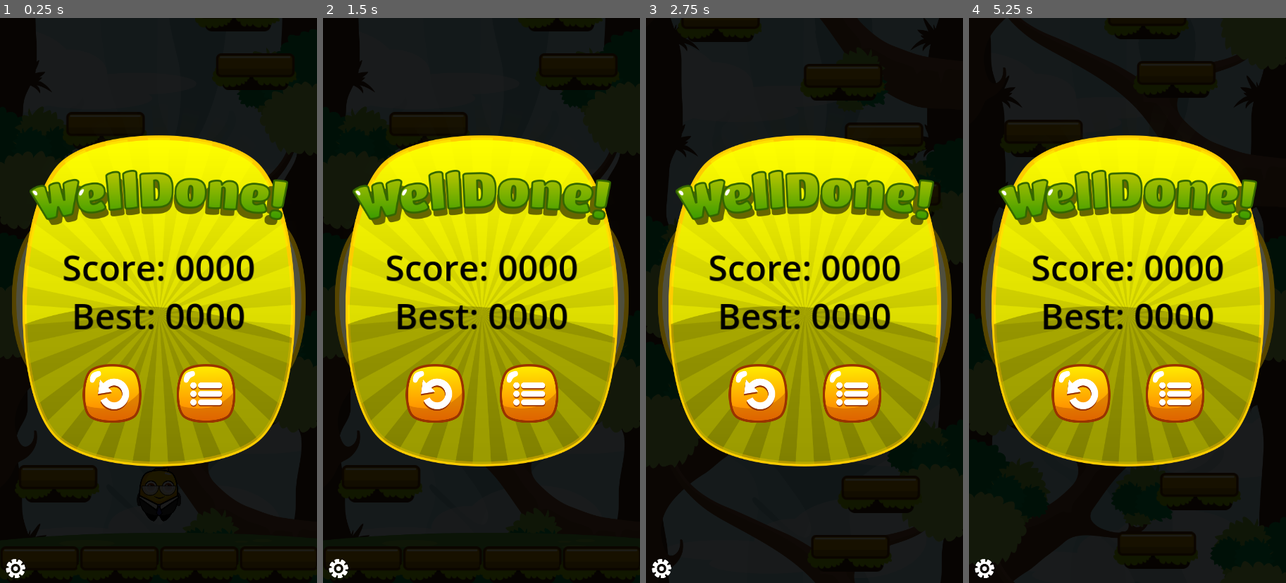
Above: before the commit, frames 1-4 (left to right).
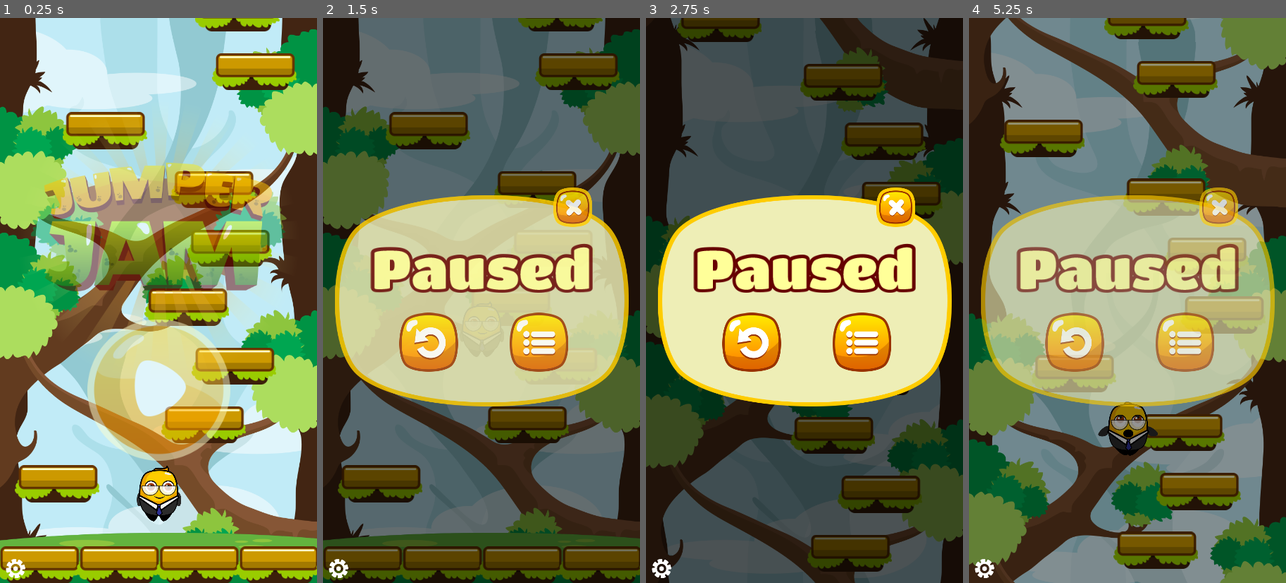
Above: after the commit, the same moments.

Repository: jrenato/jump_jam
Game: Godot game, scene res://Scenes/main.tscn
Two runs of this game, one before a commit and one after it. Both use one fixed random seed, a clock stepped at 60 frames per second and the inputs below.
Inputs (mouse positions are in pixels of both pictures, inside the frame that each line leads up to; where the layout moved, square brackets give the same spot in the first picture):
- Up to frame 1 (0.25 s): no input
- Up to frame 2 (1.5 s): click (481, 390) [427, 340] at 0.5 s; click (538, 340) at 1.25 s
- Up to frame 3 (2.75 s): click (756, 390) at 2.02 s
- Up to frame 4 (5.25 s): click (1175, 390) at 2.77 s; click (1127, 390) at 3.52 s; click (1127, 390) at 4.27 s; click (1073, 340) at 5 s

The runs differ from the first frame. In frame 1, 100% of the frame differs, in the area x 0-100%, y 0-100%; in frame 2, 92%; in frame 3, 89%; in frame 4, 100%.

Commit message:
Added screen transition effect

Diff:
--- a/Scenes/game_over_screen.tscn
+++ b/Scenes/game_over_screen.tscn
@@ -1,6 +1,7 @@
-[gd_scene load_steps=7 format=3 uid="uid://jpbtiq887ljo"]
+[gd_scene load_steps=8 format=3 uid="uid://jpbtiq887ljo"]
 
 [ext_resource type="Texture2D" uid="uid://bgdrmdpkcxod1" path="res://Assets/Textures/UI/Box04.png" id="1_nu8dl"]
+[ext_resource type="Script" path="res://Scripts/base_screen.gd" id="1_xcf41"]
 [ext_resource type="Texture2D" uid="uid://cvf0dokbj836v" path="res://Assets/Textures/UI/Welldone.png" id="2_syjuh"]
 [ext_resource type="PackedScene" uid="uid://bxxp85jl3nyoc" path="res://Scenes/screen_button.tscn" id="3_8s4v1"]
 [ext_resource type="Texture2D" uid="uid://b6mqplayu2vpa" path="res://Assets/Textures/UI/RestartBtn.png" id="4_p573d"]
@@ -17,6 +18,7 @@
 anchor_bottom = 1.0
 grow_horizontal = 2
 grow_vertical = 2
+script = ExtResource("1_xcf41")
 
 [node name="ColorRect" type="ColorRect" parent="."]
 layout_mode = 1
--- a/Scenes/pause_screen.tscn
+++ b/Scenes/pause_screen.tscn
@@ -1,5 +1,6 @@
-[gd_scene load_steps=7 format=3 uid="uid://cde71m3pyhyhp"]
+[gd_scene load_steps=8 format=3 uid="uid://cde71m3pyhyhp"]
 
+[ext_resource type="Script" path="res://Scripts/base_screen.gd" id="1_gievt"]
 [ext_resource type="Texture2D" uid="uid://41wm0p5ybvno" path="res://Assets/Textures/UI/Box02.png" id="1_n0oec"]
 [ext_resource type="Texture2D" uid="uid://cfj08ye3d50nj" path="res://Assets/Textures/UI/PausedText.png" id="2_aa75d"]
 [ext_resource type="PackedScene" uid="uid://bxxp85jl3nyoc" path="res://Scenes/screen_button.tscn" id="3_ynubj"]
@@ -14,6 +15,7 @@
 anchor_bottom = 1.0
 grow_horizontal = 2
 grow_vertical = 2
+script = ExtResource("1_gievt")
 
 [node name="BlackBG" type="ColorRect" parent="."]
 layout_mode = 1
--- a/Scenes/screen_button.tscn
+++ b/Scenes/screen_button.tscn
@@ -2,7 +2,7 @@
 
 [ext_resource type="Script" path="res://Scripts/screen_button.gd" id="1_8ssi8"]
 
-[node name="ScreenButton" type="TextureButton"]
+[node name="ScreenButton" type="TextureButton" groups=["buttons"]]
 offset_right = 40.0
 offset_bottom = 40.0
 script = ExtResource("1_8ssi8")
--- a/Scenes/screens.tscn
+++ b/Scenes/screens.tscn
@@ -12,10 +12,15 @@
 script = ExtResource("1_23dgq")
 
 [node name="TitleScreen" parent="." instance=ExtResource("3_d13v2")]
+unique_name_in_owner = true
 
 [node name="PauseScreen" parent="." instance=ExtResource("4_dr4ad")]
+unique_name_in_owner = true
+visible = false
 
 [node name="GameOverScreen" parent="." instance=ExtResource("4_qkqx2")]
+unique_name_in_owner = true
+visible = false
 
 [node name="Debug" type="Control" parent="."]
 layout_mode = 3
@@ -24,6 +29,7 @@
 anchor_bottom = 1.0
 grow_horizontal = 2
 grow_vertical = 2
+mouse_filter = 2
 
 [node name="ConsoleLog" type="Control" parent="Debug"]
 unique_name_in_owner = true
--- a/Scenes/title_screen.tscn
+++ b/Scenes/title_screen.tscn
@@ -1,8 +1,24 @@
-[gd_scene load_steps=7 format=3 uid="uid://d0xa688kj6ryl"]
+[gd_scene load_steps=8 format=3 uid="uid://d0xa688kj6ryl"]
 
+[ext_resource type="Script" path="res://Scripts/base_screen.gd" id="1_070t6"]
 [ext_resource type="Texture2D" uid="uid://daly78lhqvcrg" path="res://Assets/Textures/UI/BigLogo.png" id="1_vngul"]
 [ext_resource type="PackedScene" uid="uid://bxxp85jl3nyoc" path="res://Scenes/screen_button.tscn" id="2_atj08"]
 [ext_resource type="Texture2D" uid="uid://cfylyh74rao5k" path="res://Assets/Textures/UI/PlayBtn.png" id="3_58dbn"]
+
+[sub_resource type="Animation" id="Animation_774so"]
+length = 0.001
+tracks/0/type = "value"
+tracks/0/imported = false
+tracks/0/enabled = true
+tracks/0/path = NodePath("Control/TitlePlay:position")
+tracks/0/interp = 1
+tracks/0/loop_wrap = true
+tracks/0/keys = {
+"times": PackedFloat32Array(0),
+"transitions": PackedFloat32Array(1),
+"update": 0,
+"values": [Vector2(-101.5, 50)]
+}
 
 [sub_resource type="Animation" id="Animation_pojss"]
 resource_name = "animate_play_button"
@@ -11,7 +27,7 @@
 tracks/0/type = "value"
 tracks/0/imported = false
 tracks/0/enabled = true
-tracks/0/path = NodePath("Control/PlayButton:position")
+tracks/0/path = NodePath("Control/TitlePlay:position")
 tracks/0/interp = 2
 tracks/0/loop_wrap = true
 tracks/0/keys = {
@@ -19,21 +35,6 @@
 "transitions": PackedFloat32Array(1, 1, 1),
 "update": 0,
 "values": [Vector2(-101.5, 50), Vector2(-101.5, 65), Vector2(-101.5, 50)]
-}
-
-[sub_resource type="Animation" id="Animation_774so"]
-length = 0.001
-tracks/0/type = "value"
-tracks/0/imported = false
-tracks/0/enabled = true
-tracks/0/path = NodePath("Control/PlayButton:position")
-tracks/0/interp = 1
-tracks/0/loop_wrap = true
-tracks/0/keys = {
-"times": PackedFloat32Array(0),
-"transitions": PackedFloat32Array(1),
-"update": 0,
-"values": [Vector2(-101.5, 50)]
 }
 
 [sub_resource type="AnimationLibrary" id="AnimationLibrary_cbgc4"]
@@ -49,6 +50,7 @@
 anchor_bottom = 1.0
 grow_horizontal = 2
 grow_vertical = 2
+script = ExtResource("1_070t6")
 
 [node name="Control" type="Control" parent="."]
 layout_mode = 1
@@ -80,7 +82,7 @@
 texture = ExtResource("1_vngul")
 expand_mode = 1
 
-[node name="PlayButton" parent="Control" instance=ExtResource("2_atj08")]
+[node name="TitlePlay" parent="Control" instance=ExtResource("2_atj08")]
 layout_mode = 1
 anchors_preset = 8
 anchor_left = 0.5
--- /dev/null
+++ b/Scripts/base_screen.gd
@@ -0,0 +1,19 @@
+extends Control
+
+
+func _ready() -> void:
+	visible = false
+	modulate.a = 0.0
+
+
+func appear() -> Tween:
+	visible = true
+	var tween = get_tree().create_tween()
+	tween.tween_property(self, "modulate:a", 1.0, 0.5)
+	return tween
+
+
+func disappear() -> Tween:
+	var tween = get_tree().create_tween()
+	tween.tween_property(self, "modulate:a", 0.0, 0.5)
+	return tween
--- a/Scripts/screen_button.gd
+++ b/Scripts/screen_button.gd
@@ -1,4 +1,4 @@
-extends TextureButton
+class_name ScreenButton extends TextureButton
 
 signal clicked(button: TextureButton)
 
--- a/Scripts/screens.gd
+++ b/Scripts/screens.gd
@@ -1,18 +1,46 @@
 extends CanvasLayer
+
+var current_screen: Control = null
 
 @onready var console: Control = %ConsoleLog
 @onready var toggle_console: TextureButton = %ToggleConsole
 @onready var log_label: Label = %LogLabel
 
+@onready var title_screen: Control = %TitleScreen
+@onready var pause_screen: Control = %PauseScreen
+@onready var game_over_screen: Control = %GameOverScreen
+
+
 func _ready() -> void:
-	console.visible = false
 	toggle_console.pressed.connect(_on_toggle_console_pressed)
-
 	Signals.log_message.connect(_on_log_message)
 
+	console.visible = false
+	register_buttons()
+	change_screen(title_screen)
 
-func _process(delta: float) -> void:
-	pass
+
+func register_buttons() -> void:
+	var buttons: Array[Node] = get_tree().get_nodes_in_group("buttons")
+	for button in buttons:
+		if button is ScreenButton:
+			button.clicked.connect(_on_screen_button_pressed)
+
+
+func _on_screen_button_pressed(button: ScreenButton) -> void:
+	match button.name:
+		"TitlePlay":
+			change_screen(pause_screen)
+		"PauseRetry":
+			change_screen(game_over_screen)
+		"PauseBack":
+			pass
+		"PauseClose":
+			pass
+		"GameOverRetry":
+			change_screen(title_screen)
+		"GameOverBack":
+			pass
 
 
 func _on_toggle_console_pressed() -> void:
@@ -21,3 +49,15 @@
 
 func _on_log_message(message: String) -> void:
 	log_label.text += "%s\n" % message
+
+
+func change_screen(new_screen: Control) -> void:
+	if current_screen:
+		var disappear_tween: Tween = current_screen.disappear()
+		await(disappear_tween.finished)
+		current_screen.visible = false
+
+	current_screen = new_screen
+
+	if current_screen:
+		var appear_tween: Tween = current_screen.appear()
